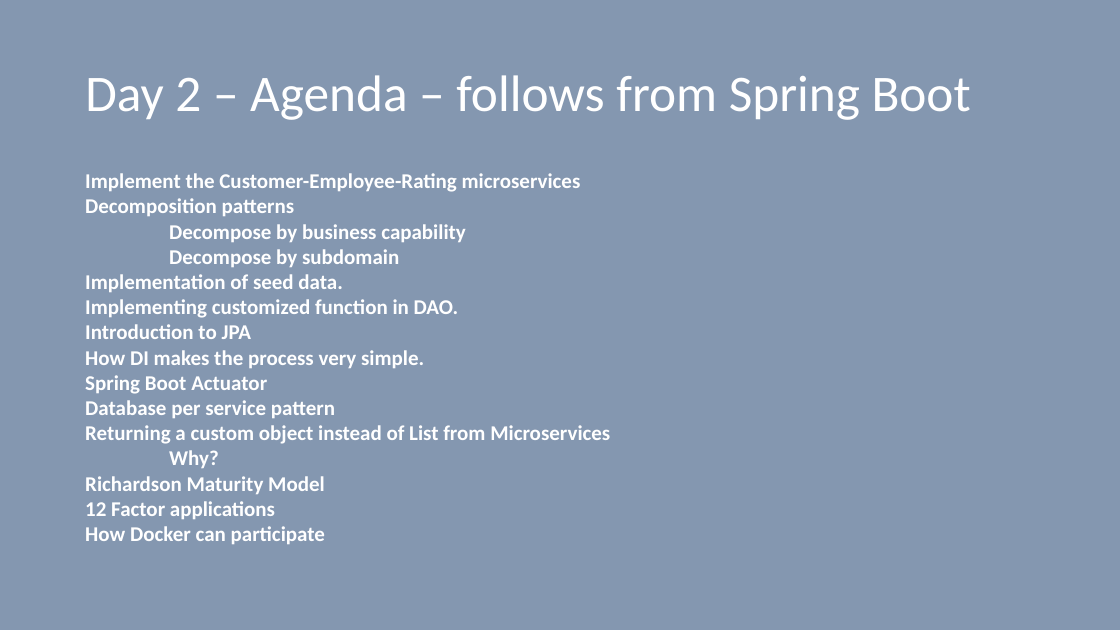
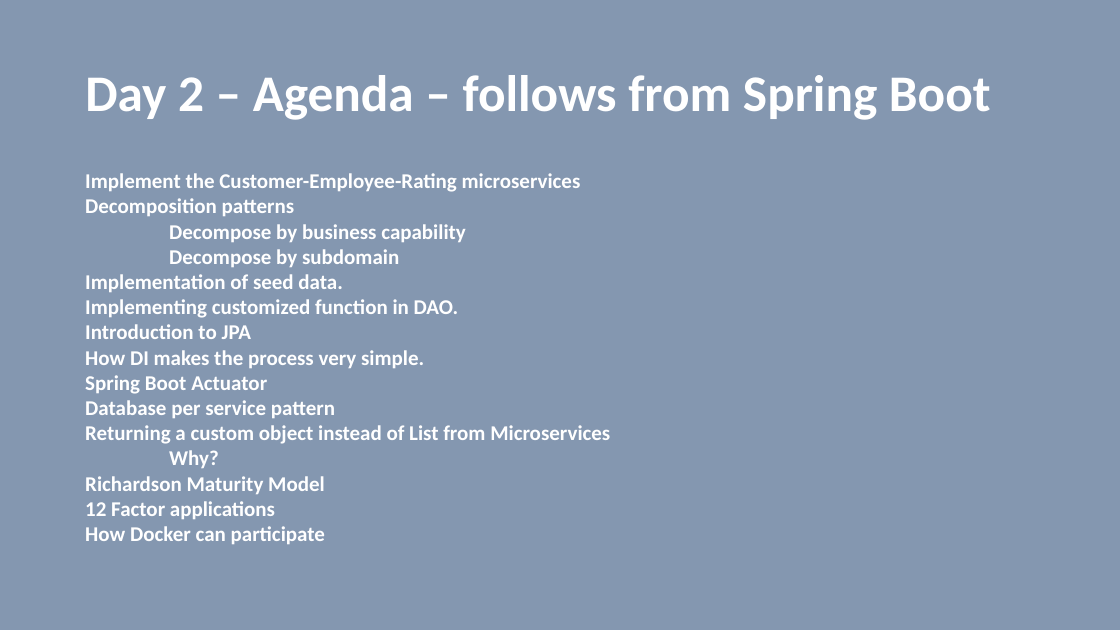
Before and after one commit to vilasvarghese/microservices, a slide deck: slide 1 of training/day2/Day2.pptx. Drawn at 1120x630 pixels with LibreOffice and Linux fonts; fonts in the diff are those of the drawing. Boxes give left, top, right and bottom in pixels: in the first picture for what was removed or moved away, otherwise in the second. Text is boxed around its words. In the diff, an @@ line names an element or a change of style, - is before the commit and + after.

```diff
--- a/training/day2/Day2.pptx
+++ b/training/day2/Day2.pptx
@@ title "Day 2 – Agenda – ..." at (x1=85, y1=75, x2=991, y2=120): bold on @@
```
Also in this commit, not shown: 31 other files.
